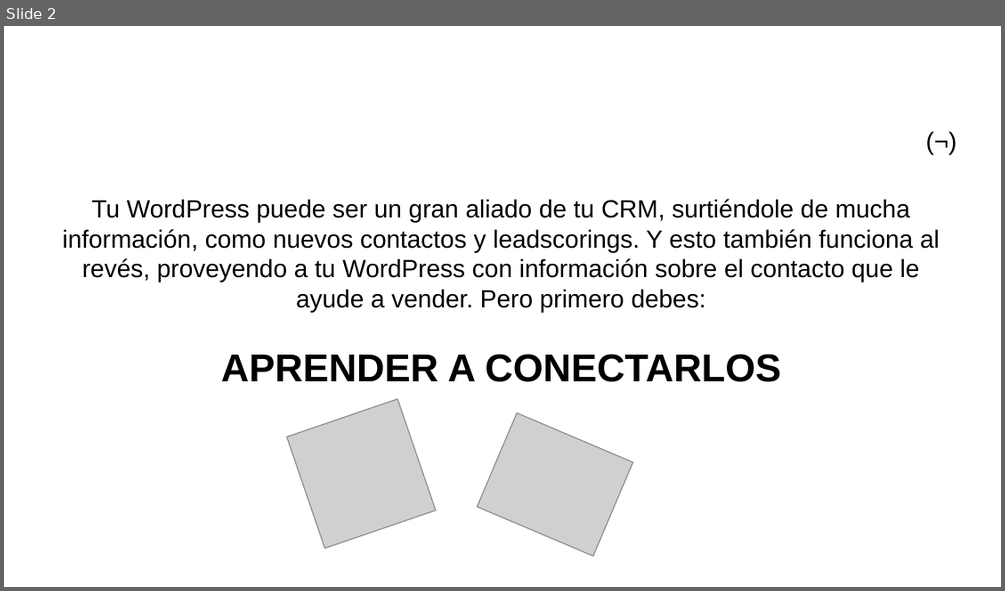
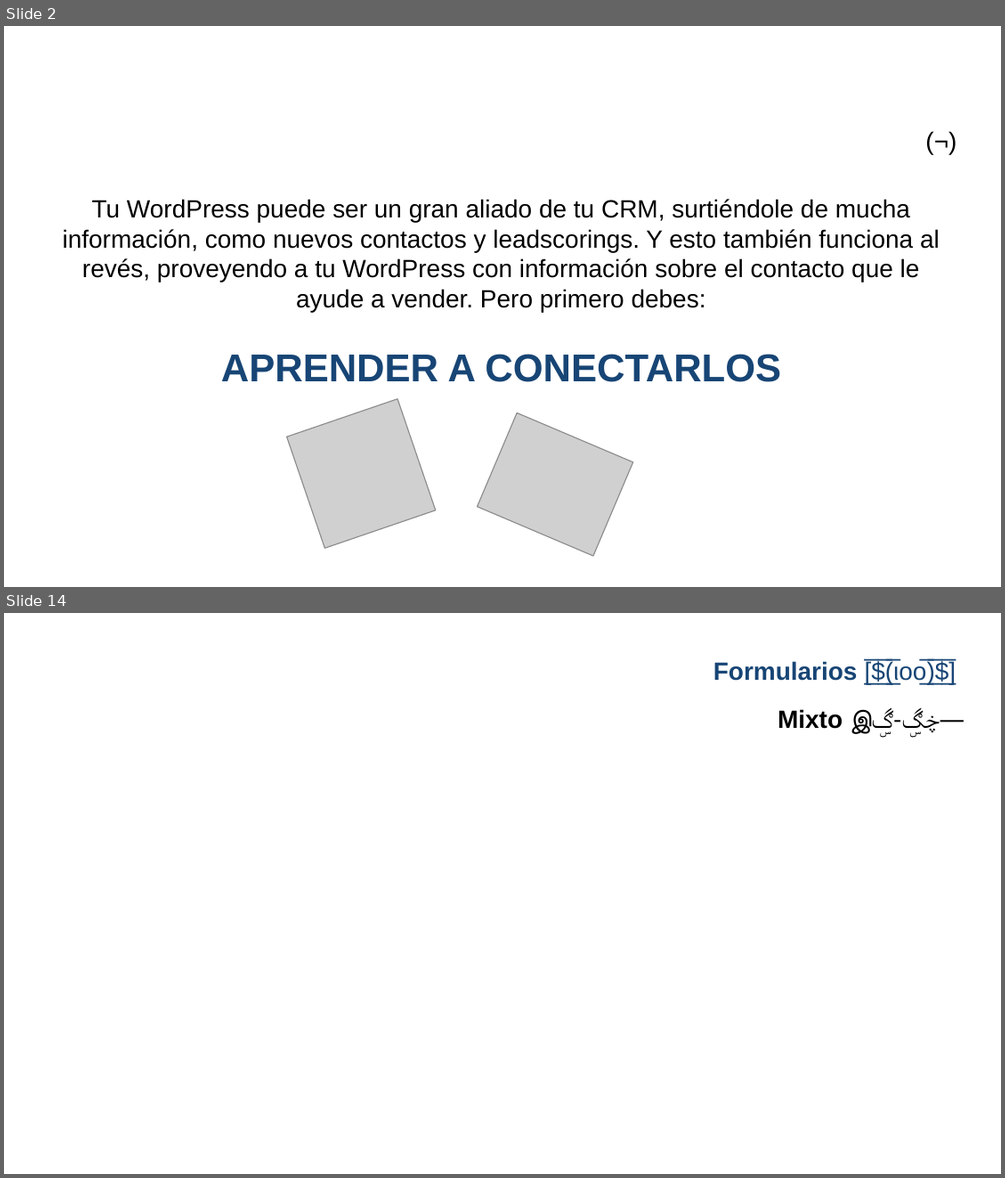
Before and after one commit to gwannon/WordCampBilbao2025, a slide deck: WCBIO25_Jorge-Monclus.pptx. Shown one above the other, each under a label of ours: slide 2 before the commit, slides 2 and 14 after it; the slides between them are not shown. The pictures are 1005x591 and 1005x1178 pixels, drawn with LibreOffice and Linux fonts; fonts in the diff are those of the drawing; grey boxes stand for pictures; background and template pictures are left out. Boxes give left, top, right and bottom in pixels: in the first picture for what was removed or moved away, otherwise in the second. Text is boxed around its words. In the diff, an @@ line names an element or a change of style, - is before the commit and + after.

```diff
--- a/WCBIO25_Jorge-Monclus.pptx
+++ b/WCBIO25_Jorge-Monclus.pptx
@@ slide 14 added at <box>4,613,1001,1174</box>, background picture (left out) @@
@@ title added at <box>713,660,956,684</box>, 18 pt, text #174575 @@
+Formularios [̲̅$̲̅(̲̅ιοο̲̅)̲̅$̲̅]
@@ title added at <box>777,709,893,737</box>, 18 pt, text #000000 @@
+Mixto இڿڰۣ-ڰۣ—
@@ slide 2 changed as well @@
@@ text at <box>221,354,781,382</box>: text colour #000000 to #174575 in "APRENDER A CONECTARLOS" @@
```
Also in this commit, not shown: 1 other slide changed, 15 other slides added, 4 slides removed, 2 other files.
